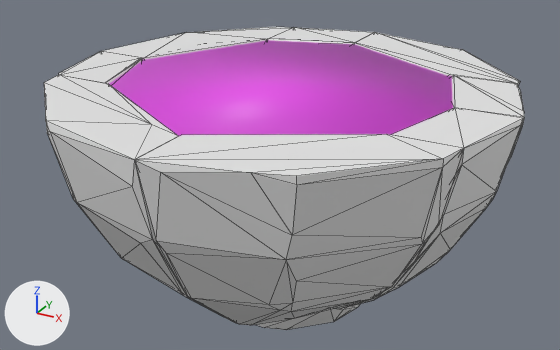
A saved change to the FBX model Assets/Prefabs/Mortar.fbx.
Before and after are seen from a 50 mm lens placed at (0.219, -0.402, 0.276), pointed at (-0.002, 0.0, 0.075). The lights are fixed; the arrows at lower left show +X, +Y and +Z. Mesh edges are drawn as thin lines. Where no turn or scale is listed for an object, it has been applied to the vertices. Vertices at the same position are counted once.

Before the edit, the objects in view are built like this:
```python
me_circle_003 = bpy.data.meshes.new('Circle.003')
me_circle_003.from_pydata(...)  # 72 vertices, 62 faces; spans x -0.11..0.11, y -0.11..0.11, z 0.031..0.138
me_circle_003.materials.append(mat_collider)  # pink #e44be7
me_mortar_collision_combined_hull_2_001 = bpy.data.meshes.new('Mortar Collision Combined_hull_2.001')
me_mortar_collision_combined_hull_2_001.from_pydata(...)  # 32 vertices, 60 faces; spans x 0.0003..0.1291, y -0.1438..-0.0565, z -0.0011..0.1386
me_mortar_collision_combined_hull_5_001 = bpy.data.meshes.new('Mortar Collision Combined_hull_5.001')
me_mortar_collision_combined_hull_5_001.from_pydata(...)  # 32 vertices, 60 faces; spans x -0.1438..-0.063, y -0.0565..0.0003, z 0.0098..0.1387
ob_mortar_collision_combined_hull_2 = bpy.data.objects.new('Mortar Collision Combined_hull_2', me_mortar_collision_combined_hull_2_001)
ob_mortar_collision_combined_hull_2.location = (0.0, 0.0, 0.0)
ob_mortar_collision_combined_hull_5 = bpy.data.objects.new('Mortar Collision Combined_hull_5', me_mortar_collision_combined_hull_5_001)
ob_mortar_collision_combined_hull_5.location = (0.0, 0.0, 0.0)
ob_mortar_container_zone = bpy.data.objects.new('Mortar Container Zone', me_circle_003)
ob_mortar_container_zone.location = (0.0, 0.0, 0.0)
# also in view: 'Mortar Collision Combined_hull_1' at (-0.064, -0.1, 0.069); 'Mortar Collision Combined_hull_7' at (0.031, -0.028, 0.048); 'Mortar Collision Combined_hull_3' at (-0.102, 0.064, 0.074); 'Mortar Collision Combined_hull_10' at (-0.03, 0.094, 0.069); 'Mortar Collision Combined_hull_12' at (0.095, 0.031, 0.069)
```
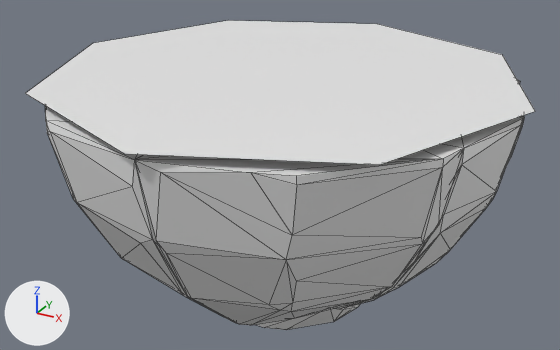
Diff of the bpy script that builds the scene:
```diff
--- a/Assets/Prefabs/Mortar.fbx.py
+++ b/Assets/Prefabs/Mortar.fbx.py
@@ me_circle_003 @@
 me_circle_003.from_pydata(...)  # 72 vertices, 62 faces; spans x -0.11..0.11, y -0.11..0.11, z 0.031..0.138
 # used by ob_mortar_container_zone; location = (0.0, 0.0, 0.0)
+# me_circle_003 part 1: edges marked sharp go from 0 to 132
 me_circle_003.materials.append(mat_collider)
@@ me_circle_009 @@
+me_circle_009.from_pydata([(0.0, 0.15, 0.144), (-0.106, 0.106, 0.144), (-0.15, 0.0, 0.144), (-0.106, -0.106, 0.144), (0.0, -0.15, 0.144), (0.106, -0.106, 0.144), (0.15, 0.0, 0.144), (0.106, 0.106, 0.144)], [], [(1, 2, 3, 4, 5, 6, 7, 0)])
@@ ob_mortar_spout @@
+ob_mortar_spout = bpy.data.objects.new('Mortar Spout', me_circle_009)
+ob_mortar_spout.location = (0.0, 0.0, 0.0)
```

Pixel boxes (x1, y1, x2, y2) of what changed, in the pictures (560 x 350 px):
'Mortar Spout', added: after (25, 20, 535, 165)
part 1 of me_circle_003, shading changed (pink): before (109, 40, 453, 136)
'Mortar Collision Combined_hull_4', unchanged, covered by the edit: before (355, 32, 520, 86)
'Mortar Collision Combined_hull_3', unchanged, covered by the edit: before (103, 27, 291, 60)
'Mortar Collision Combined_hull_12', unchanged, covered by the edit: before (452, 75, 524, 171); after (504, 115, 524, 171)
'Mortar Collision Combined_hull_5', unchanged, covered by the edit: before (59, 51, 143, 84)
